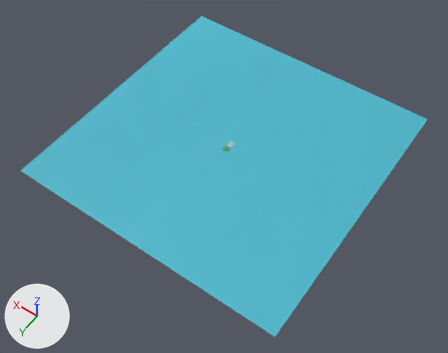
A saved change to the glTF model public/models/arenas/tropical.glb.
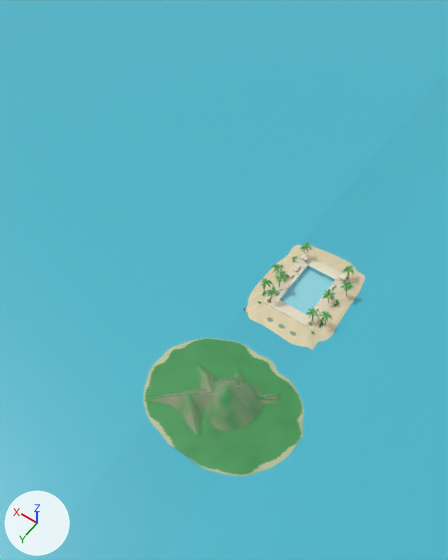
Each version appears first whole from a 50 mm lens placed at (-1907.0, 2766.0, 3865.0), pointed at (-79.0, 207.0, -156.0), and next in a close-up from a 50 mm lens placed at (-69.0, 162.0, 229.0), pointed at (23.0, 33.0, 27.0). Every picture has the same lights, and +X, +Y and +Z are marked at lower left. The last two pictures show the newer version. Vertices at exactly the same position are counted once.

Objects in the first close-up: 'Architecture', 'Pool floor', 'Wind' and 1 more.
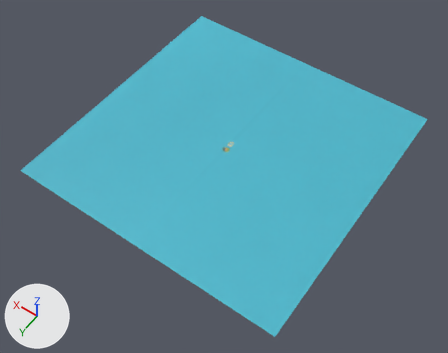
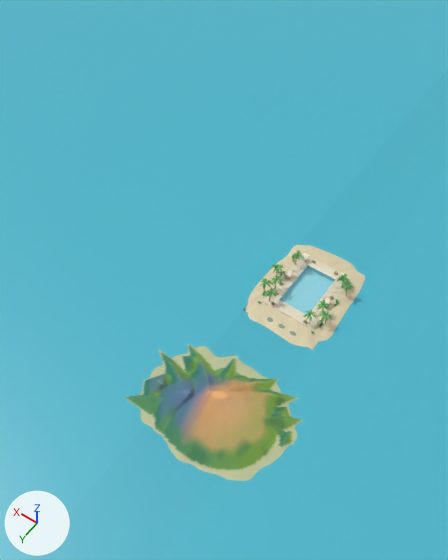
What differs and where, as boxes (x1, y1, x2, y2) in the close-ups (448 x 560 px; the box of a moved part takes in the faces that stretch with it):
'Wind', reshaped (9% shorter)
    before: (258, 242, 355, 334)
    after: (258, 250, 355, 334)
part 1 of me_cube_003, moved or reshaped
    before: (143, 249, 349, 476)
    after: (126, 249, 358, 481)
part 2 of me_cube_003, recoloured
    before: (148, 311, 321, 476)
    after: (142, 315, 318, 479)
part 3 of me_palmfrond00_0, moved or reshaped
    before: (263, 264, 288, 302)
    after: (261, 265, 283, 304)
part 4 of me_palmfrond00_0, moved or reshaped
    before: (306, 282, 353, 325)
    after: (303, 282, 351, 323)
part 5 of me_palmfrond00_0, moved or reshaped
    before: (342, 265, 354, 276)
    after: (335, 271, 349, 285)
part 6 of me_palmfrond00_0, moved or reshaped
    before: (300, 242, 312, 252)
    after: (291, 250, 314, 262)
part 7 of me_palmfrond00_0, recoloured
    before: (266, 242, 354, 325)
    after: (264, 250, 349, 321)

What changed in the scene script:
```text
Add mat_coral_flowers_painted:
    mat_coral_flowers_painted = bpy.data.materials.new('Coral flowers painted')
    mat_coral_flowers_painted.use_nodes = True; mat_coral_flowers_painted.node_tree.nodes.clear()
    _N = mat_coral_flowers_painted.node_tree.nodes; _L = mat_coral_flowers_painted.node_tree.links
    n0 = _N.new('ShaderNodeBsdfPrincipled'); n0.name = 'Principled BSDF'
    n0.inputs[2].default_value = 0.7  # 'Roughness'
    n1 = _N.new('ShaderNodeOutputMaterial'); n1.name = 'Material Output'
    n2 = _N.new('ShaderNodeVertexColor'); n2.name = 'Color Attribute'
    _L.new(n0.outputs[0], n1.inputs[0])  # 'BSDF' to 'Surface'
    _L.new(n2.outputs[0], n0.inputs[0])  # 'Color' to 'Base Color'
Change me_cube_003:
    used by ob_architecture; location = (0.0, 0.0, 0.0)
    remove me_cube_003.from_pydata(...)  # 23109 vertices, 44692 faces; spans x -1200.0..1200.0, y -1200.0..1200.0, z 0.0..17.0
    add me_cube_003.from_pydata(...)  # 24912 vertices, 47938 faces; spans x -1200.0..1200.0, y -1200.0..1200.0, z 0.0..23.0
    me_cube_003 part 1: 1026 vertices moved within x -35.0..37.0, y -16.0..95.0, z 0.0..17.0; 11092 vertices removed from x -35.0..37.0, y -17.0..95.0, z 0.0..17.0; 13182 vertices added at x -42.0..44.0, y -16.0..102.0, z 0.0..23.0
    me_cube_003 part 2: 1487 kept faces spanning x -35.0..36.0, y -9.0..95.0, z 0.0..16.0 get new vertex colours
    other edits to the shape of me_cube_003 do not show in these pictures
    add me_cube_003.materials.append(mat_coral_flowers_painted)
Change me_palmfrond00_0:
    used by ob_wind; location = (0.0, 0.0, 0.0)
    remove me_palmfrond00_0.from_pydata(...)  # 24198 vertices, 36544 faces; spans x -18.6..18.8, y -19.8..20.1, z 2.1..10.6
    add me_palmfrond00_0.from_pydata(...)  # 24198 vertices, 36544 faces; spans x -18.6..18.8, y -16.5..20.1, z 2.1..10.7
    me_palmfrond00_0 part 3: 3415 of 24198 vertices moved; they spanned x 6.6..18.5, y -0.7..17.6, z 3.0..10.5 and now span x 6.8..18.5, y -0.8..18.6, z 3.0..10.7; mean shift (0.4, 1.6, 0.3); largest move (12.1, 4.9, 9.7) -> (13.2, 7.8, 10.5)
    me_palmfrond00_0 part 4: 3414 of 24198 vertices moved; they spanned x -18.3..-7.1, y -9.5..16.7, z 3.0..10.4 and now span x -18.3..-7.1, y -9.5..18.3, z 3.0..10.6; mean shift (-0.5, 4.0, 0.9); largest move (-12.7, 1.1, 8.6) -> (-14.1, 8.9, 9.9)
    me_palmfrond00_0 part 5: 1522 of 24198 vertices moved; they spanned x -14.4..-8.8, y -19.8..-13.2, z 3.0..9.7 and now span x -15.0..-5.0, y -15.8..-6.9, z 3.0..10.3; mean shift (-0.3, 6.0, 0.6); largest move (-10.2, -16.1, 9.0) -> (-10.8, -9.5, 9.6)
    me_palmfrond00_0 part 6: 1522 of 24198 vertices moved; they spanned x 8.3..13.9, y -19.6..-13.1, z 3.0..10.4 and now span x 5.4..14.5, y -15.8..-6.2, z 3.0..10.7; mean shift (0.3, 6.6, 0.3); largest move (12.6, -16.3, 9.3) -> (13.2, -9.1, 9.6)
    me_palmfrond00_0 part 7: 10403 kept faces spanning x -16.6..17.8, y -16.5..18.6, z 3.0..10.7 get new vertex colours; the middle colour goes from green #79ac5d to green #79ad5c
    other edits to the shape of me_palmfrond00_0 do not show in these pictures
```
